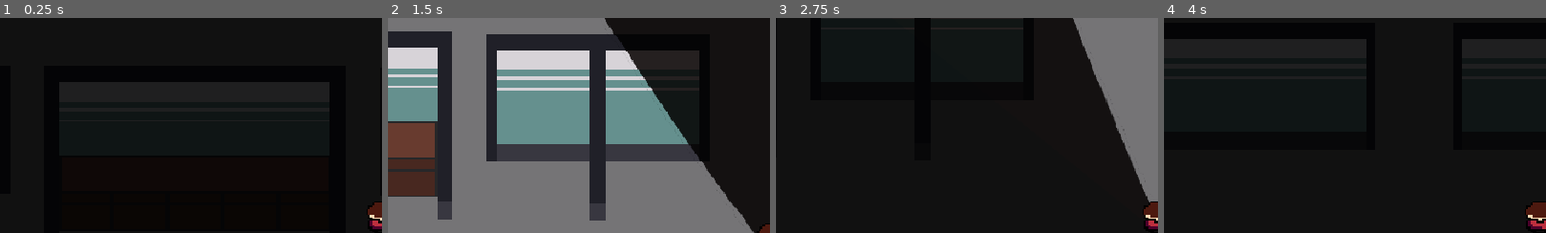
Above: before the commit, frames 1-4 (left to right).
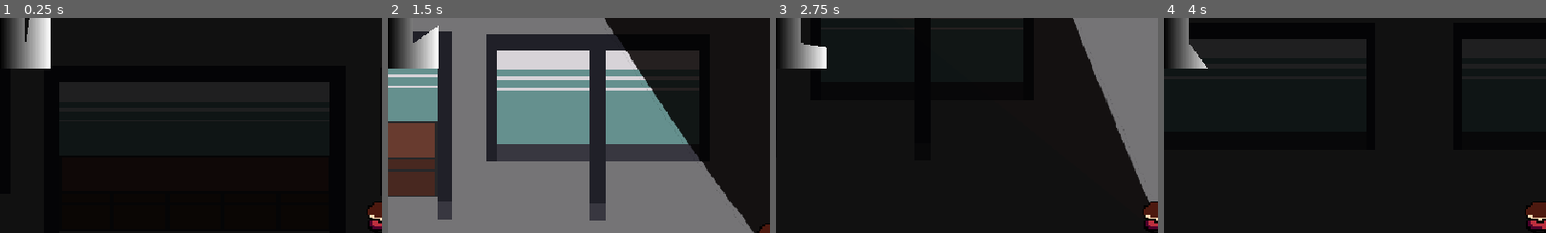
Above: after the commit, the same moments.

Repository: ygda-org/brackeys-26.2
Game: Godot game, scene res://main/main.tscn
Same seed, same stepped clock (60 frames per second), same inputs: the game is played once before the commit and once after it. Sound files missing from this copy of the repository are replaced by a short silence.
Inputs (mouse positions are % of the whole screen's width and height, from its top left):
- Up to frame 1 (0.25 s): no input
- Up to frame 2 (1.5 s): tap Enter at 0.5 s; move the mouse to (72, 45) at 0.52 s; hold D (right) 0.53-1.28 s; click (72, 45) at 0.6 s; move the mouse to (30, 55) at 1.27 s; hold S (down) from 1.28 s (still down); click (30, 55) at 1.35 s
- Up to frame 3 (2.75 s): move the mouse to (60, 28) at 2.02 s; release S (down) at 2.03 s; hold D (right) from 2.03 s (still down); click (60, 28) at 2.1 s
- Up to frame 4 (4 s): move the mouse to (45, 70) at 2.77 s; release D (right) at 2.78 s; hold W (up) 2.78-3.53 s; click (45, 70) at 2.85 s; move the mouse to (80, 65) at 3.52 s; hold A (left) from 3.53 s (still down); click (80, 65) at 3.6 s
The pictures show only the part of the screen within x 0-50%, y 0-50%; the shares and areas given below are measured in that part.

The runs differ from the first frame. In frame 1, 2.5% of the frame differs, in the area x 1-14%, y 0-24%; in frame 2, 2.1%; in frame 3, 1.7%; in frame 4, 1.3%.

Commit message:
jgdjshswr

Diff:
--- a/employees/employee_character.gd
+++ b/employees/employee_character.gd
@@ -15,12 +15,11 @@
 var current_task: Task
 
 func _ready():
-	$TaskIntermission.wait_time = randf_range(5,15)
-	$TaskIntermission.start()
+	position = Vector2(1000,0)
 	GameState.employees_list.append(self)
 	await get_tree().process_frame
 	home_position = GameState.get_open_home_position()
-	position = home_position.position
+	GameState.day_started.connect(_on_day_start)
 
 func _physics_process(_delta):
 	if $NavigationAgent2D.is_navigation_finished():
@@ -62,6 +61,12 @@
 		if node.is_colliding():
 			return true
 	return false
+
+func _on_day_start():
+	reset_motivation()
+	$TaskIntermission.wait_time = randf_range(5,15)
+	$TaskIntermission.start()
+	position = home_position.position
 
 func reset_motivation():
 	motivation = max_motivation
--- a/globals/game_state.gd
+++ b/globals/game_state.gd
@@ -1,4 +1,6 @@
 extends Node
+
+const DAY_LENGTH = 10.0
 
 signal day_started
 signal day_ended
--- a/main/main.tscn
+++ b/main/main.tscn
@@ -2,6 +2,7 @@
 
 [ext_resource type="PackedScene" uid="uid://cfuf580udqoo8" path="res://level.tscn" id="3_c651c"]
 [ext_resource type="PackedScene" uid="uid://bk6x32oppt138" path="res://player/player.tscn" id="3_xwkvk"]
+[ext_resource type="PackedScene" uid="uid://cu5d4okbwduef" path="res://ui/hud/hud.tscn" id="4_3wy1v"]
 [ext_resource type="PackedScene" uid="uid://cmbb1fu0dvb01" path="res://employees/employee_character.tscn" id="4_c651c"]
 
 [node name="Main" type="Node2D" unique_id=1068375960]
@@ -19,3 +20,5 @@
 
 [node name="DirectionalLight2D" type="DirectionalLight2D" parent="." unique_id=1931662998]
 editor_only = true
+
+[node name="Hud" parent="." unique_id=1698542637 instance=ExtResource("4_3wy1v")]
--- a/ui/hud/hud.gd
+++ b/ui/hud/hud.gd
@@ -1,10 +1,16 @@
-extends Control
+extends CanvasLayer
+
+var pause: bool = false
 
 func _ready():
-	$DayTimer.max_value = GameState.day_length
-	$DayTimer.value = GameState.day_length
+	$DayTimer.max_value = GameState.DAY_LENGTH
+	$DayTimer.value = GameState.DAY_LENGTH
+	GameState.day_started.connect(set.bind("pause", false))
 
 func _process(delta):
-	$DayTimer.value -= delta
+	if pause:
+		return
+	$DayTimer.value = $DayTimer.value - delta
 	if $DayTimer.value < 0.1:
+		pause = true
 		GameState.day_ended.emit()
--- a/ui/hud/hud.tscn
+++ b/ui/hud/hud.tscn
@@ -7,19 +7,12 @@
 [sub_resource type="GradientTexture2D" id="GradientTexture2D_jyp3o"]
 gradient = SubResource("Gradient_4d6w6")
 
-[node name="Hud" type="Control" unique_id=838389343]
-layout_mode = 3
-anchors_preset = 15
-anchor_right = 1.0
-anchor_bottom = 1.0
-grow_horizontal = 2
-grow_vertical = 2
+[node name="Hud" type="CanvasLayer" unique_id=1698542637]
 script = ExtResource("1_xmswo")
 
 [node name="DayTimer" type="TextureProgressBar" parent="." unique_id=1450156580]
-layout_mode = 0
 offset_right = 40.0
 offset_bottom = 40.0
-value = 96.0
+step = 0.0
 fill_mode = 5
 texture_progress = SubResource("GradientTexture2D_jyp3o")
